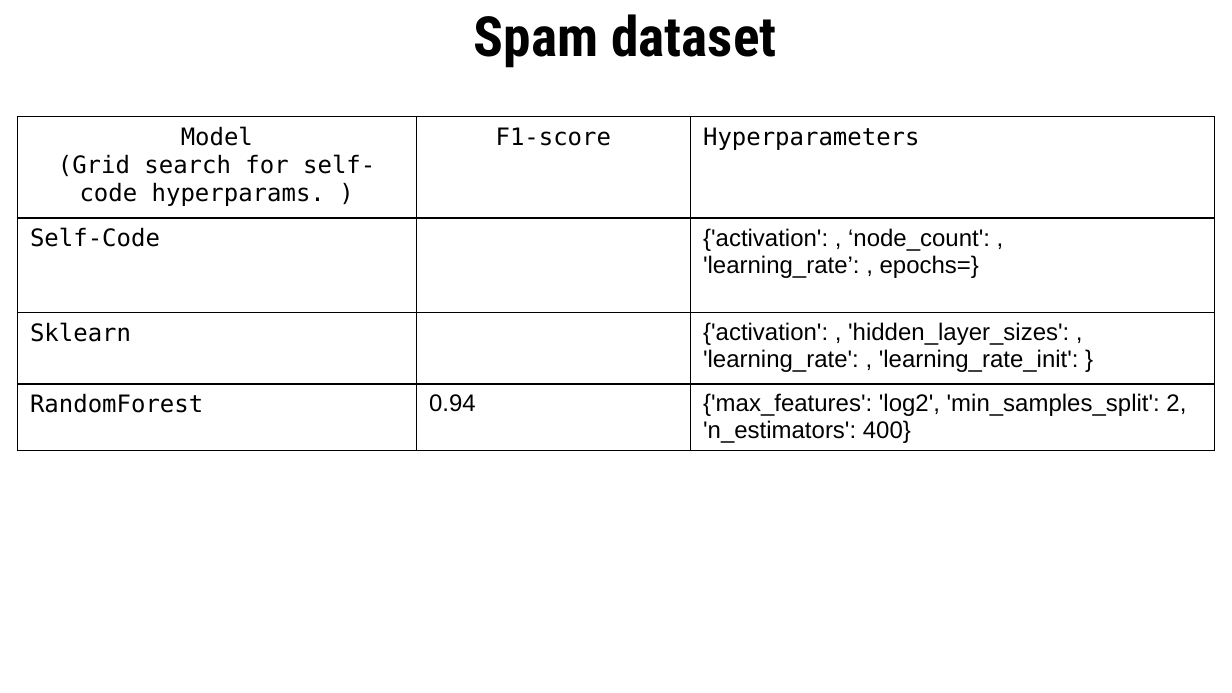
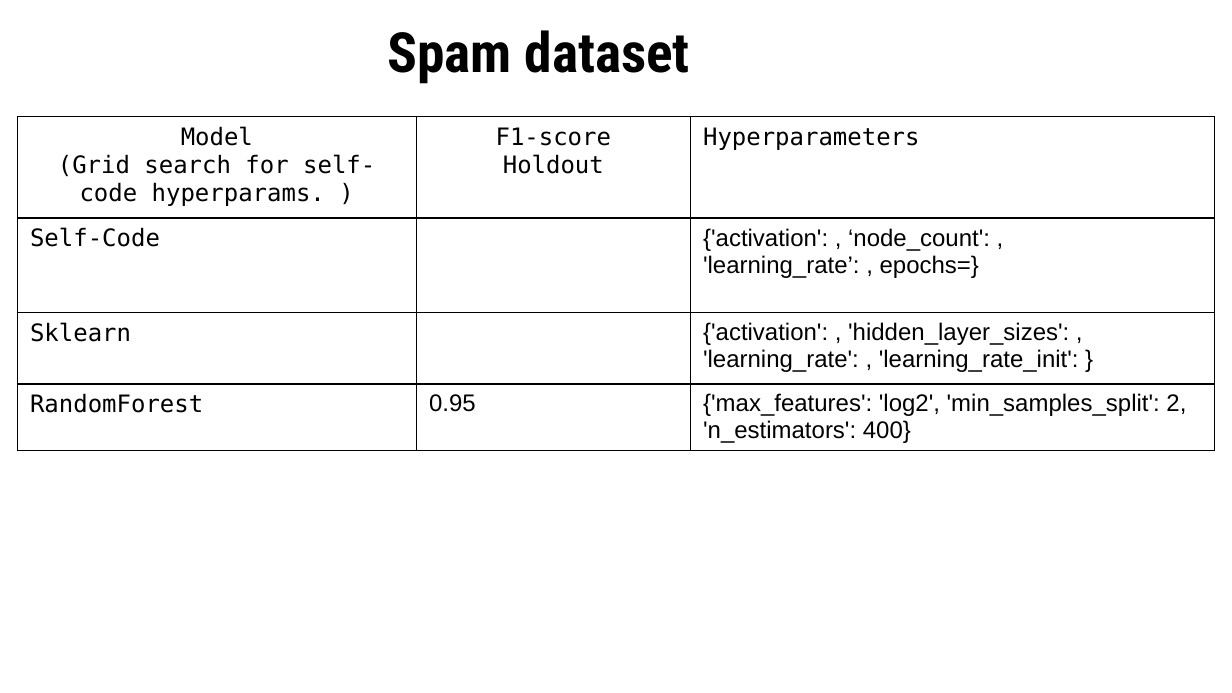
Before and after one commit to vschweitzer/ML_SS_23, a slide deck: slide 9 of src/NN_presentation.pptx. Drawn at 1232x693 pixels with LibreOffice and Linux fonts; fonts in the diff are those of the drawing. Boxes give left, top, right and bottom in pixels: in the first picture for what was removed or moved away, otherwise in the second. Text is boxed around its words. In the diff, an @@ line names an element or a change of style, - is before the commit and + after.

```diff
--- a/src/NN_presentation.pptx
+++ b/src/NN_presentation.pptx
@@ title "Spam dataset" moved from (x1=474, y1=14, x2=776, y2=68) to (x1=387, y1=30, x2=690, y2=84) @@
@@ table at (x1=17, y1=117, x2=1214, y2=458) @@
-row 1, column 2: F1-score
+row 1, column 2: F1-score / Holdout
-row 4, column 2: 0.94
+row 4, column 2: 0.95
```
Also in this commit, not shown: 2 other slides changed.
